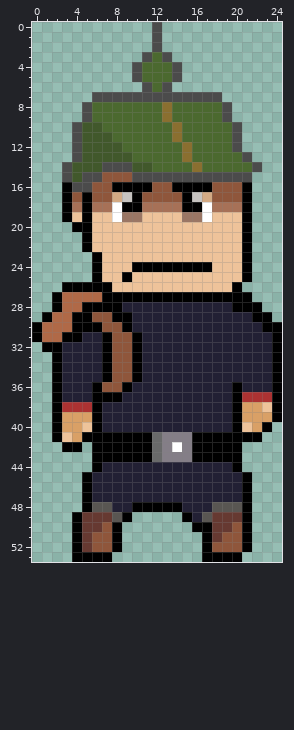
Pixel-art file: game/images/char/8bitwork/benredesign.aseprite. Above, as it was before the edit.
25x54 pixels, 1 frame.
The same view after the edit:
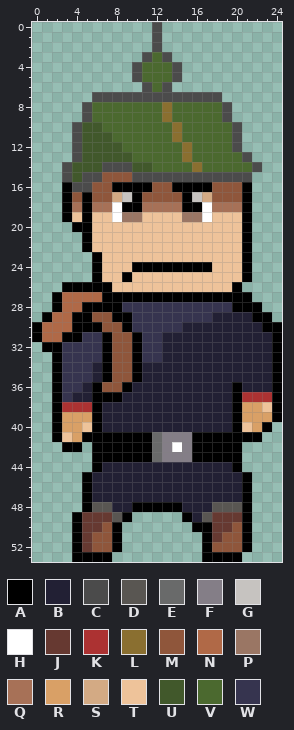
Palette (. is transparent): A #000000  B #222034  C #4b4b4b  D #595652  E #696a6a  F #847e87  G #c6c3c0  H #ffffff  J #663931  K #ac3232  L #8a6f30  M #8f563b  N #b06947  P #9a7664  Q #a77157  R #d9a066  S #d3aa84  T #eec39a  U #41582b  V #4b692f  W #36344f
From old to new:
@@ x 0..24 @@
 27 ..ANNNNAAAAAAAAAAAAAAA...
-28 ..ANNAAAABBBBBBBBBBBAAA..
-29 .ANNAAMMAABBBBBBBBBBBBAA.
-30 ANNNAAAMMABBBBBBBBBBBBBAA
-31 ANNAABBAMMABBBBBBBBBBBBBA
-32 .AABBBBAMMABBBBBBBBBBBBBA
-33 ..ABBBBAMMABBBBBBBBBBBBBA
-34 ..ABBBBAMMABBBBBBBBBBBBBA
-35 ..ABBBBAMMABBBBBBBBBBBBBA
-36 ..ABBBAMMABBBBBBBBBBABBBA
-37 ..ABBBAAABBBBBBBBBBBAKKKA
+28 ..ANNAAAAWWWWWWWWWWWAAA..
+29 .ANNAAMMAAWWWWWWWWBBBBAA.
+30 ANNNAAAMMAWWWWWBBBBBBBBAA
+31 ANNAAWWAMMAWWBBBBBBBBBBBA
+32 .AAWWWWAMMAWWBBBBBBBBBBBA
+33 ..AWWWWAMMAWWBBBBBBBBBBBA
+34 ..AWWWBAMMABBBBBBBBBBBBBA
+35 ..AWWWBAMMABBBBBBBBBBBBBA
+36 ..AWWBAMMABBBBBBBBBBABBBA
+37 ..AWBBAAABBBBBBBBBBBAKKKA
 38 ..AKKKABBBBBBBBBBBBBARRTA
